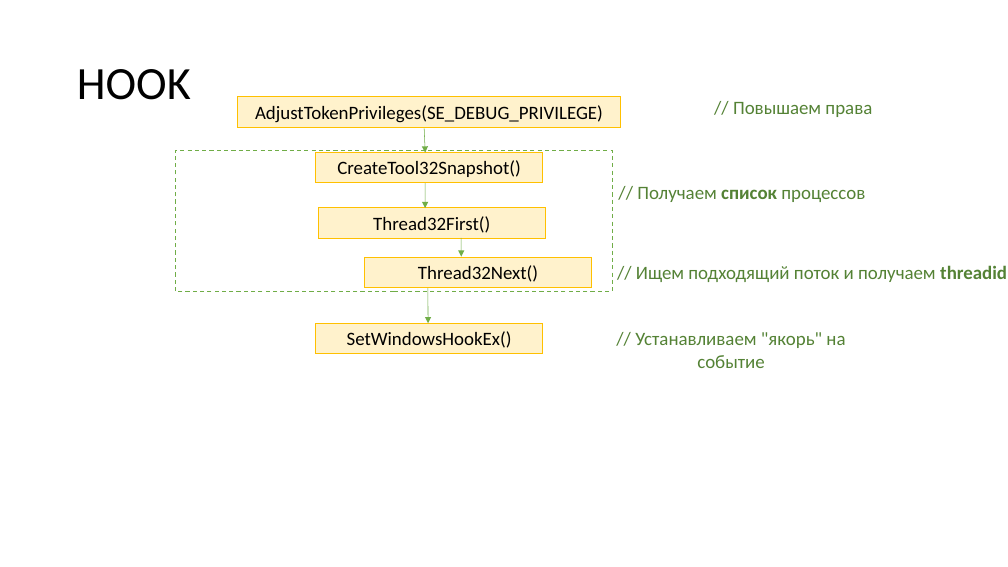
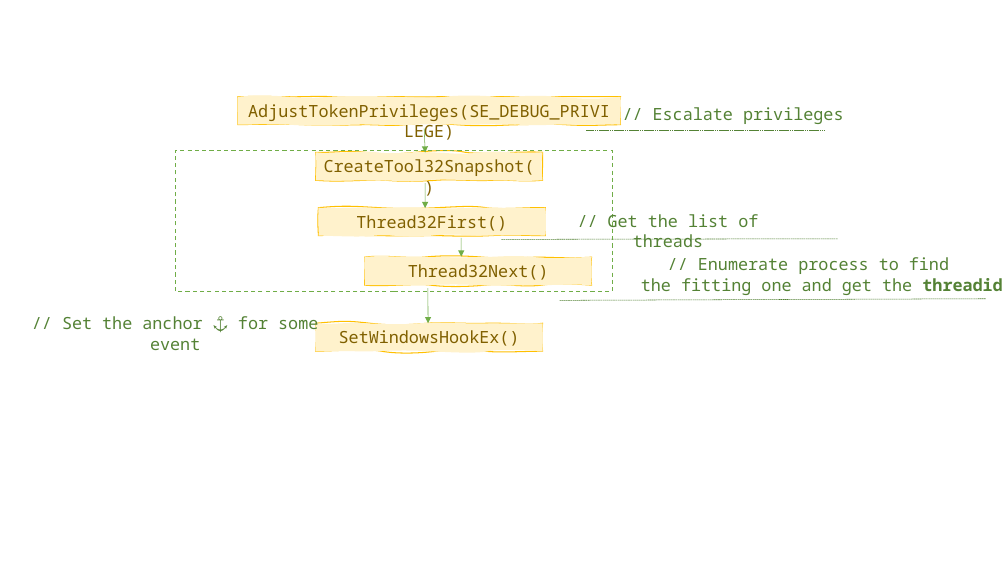
Before and after one commit to ShH01m3s/ShH01m3s.github.io, a slide deck: slide 23 of files/presentations/Injects_p1.pptx. Drawn at 1008x567 pixels with LibreOffice and Linux fonts; fonts in the diff are those of the drawing. Boxes give left, top, right and bottom in pixels: in the first picture for what was removed or moved away, otherwise in the second. Text is boxed around its words. In the diff, an @@ line names an element or a change of style, - is before the commit and + after.

```diff
--- a/files/presentations/Injects_p1.pptx
+++ b/files/presentations/Injects_p1.pptx
@@ title removed at (77, 69, 191, 100) @@
-HOOK
@@ rectangle removed at (238, 97, 621, 127) @@
-AdjustTokenPrivileges(SE_DEBUG_PRIVILEGE)
@@ freeform shape added at (238, 97, 621, 125), fill #FFF2CC, outline #FFC000 1 pt, 16 pt, text #806000 @@
+AdjustTokenPrivileges(SE_DEBUG_PRIVILEGE)
@@ text added at (653, 107, 844, 124), 16 pt, text #548235 @@
+// Escalate privileges
@@ text removed at (733, 102, 872, 117) @@
-// Повышаем права
@@ line added from (586, 131) to (825, 131), #548235 0.5 pt dashed @@
@@ rectangle removed at (316, 152, 543, 182) @@
-CreateTool32Snapshot()
@@ freeform shape added at (316, 152, 543, 180), fill #FFF2CC, outline #FFC000 1 pt, 16 pt, text #806000 @@
+CreateTool32Snapshot()
@@ rectangle removed at (318, 208, 545, 238) @@
-Thread32First()
@@ freeform shape added at (318, 208, 545, 236), fill #FFF2CC, outline #FFC000 1 pt, 16 pt, text #806000 @@
+Thread32First()
@@ text removed at (637, 187, 865, 202) @@
-// Получаем список процессов
@@ line added from (501, 240) to (838, 239), #548235 0.5 pt dashed @@
@@ text added at (608, 214, 758, 247), 16 pt, text #548235 @@
+// Get the list of threads
@@ rectangle removed at (365, 257, 592, 287) @@
-Thread32Next()
@@ freeform shape added at (365, 257, 592, 285), fill #FFF2CC, outline #FFC000 1 pt, 16 pt, text #806000 @@
+Thread32Next()
@@ text removed at (636, 265, 1007, 282) @@
-// Ищем подходящий поток и получаем threadid
@@ text added at (641, 257, 1002, 295), 16 pt, text #548235 @@
+// Enumerate process to find
+the fitting one and get the threadid
@@ line added from (560, 300) to (986, 299), #548235 0.5 pt dashed @@
@@ text added at (62, 316, 318, 350), 16 pt, text #548235 @@
+// Set the anchor ⚓️ for some event
@@ rectangle removed at (316, 324, 543, 354) @@
-SetWindowsHookEx()
@@ freeform shape added at (316, 324, 543, 352), fill #FFF2CC, outline #FFC000 1 pt, 16 pt, text #806000 @@
+SetWindowsHookEx()
@@ text removed at (635, 332, 845, 368) @@
-// Устанавливаем "якорь" на событие
```
Also in this commit, not shown: 7 other slides changed, 2 slides added, 2 slides removed, 14 other files.
